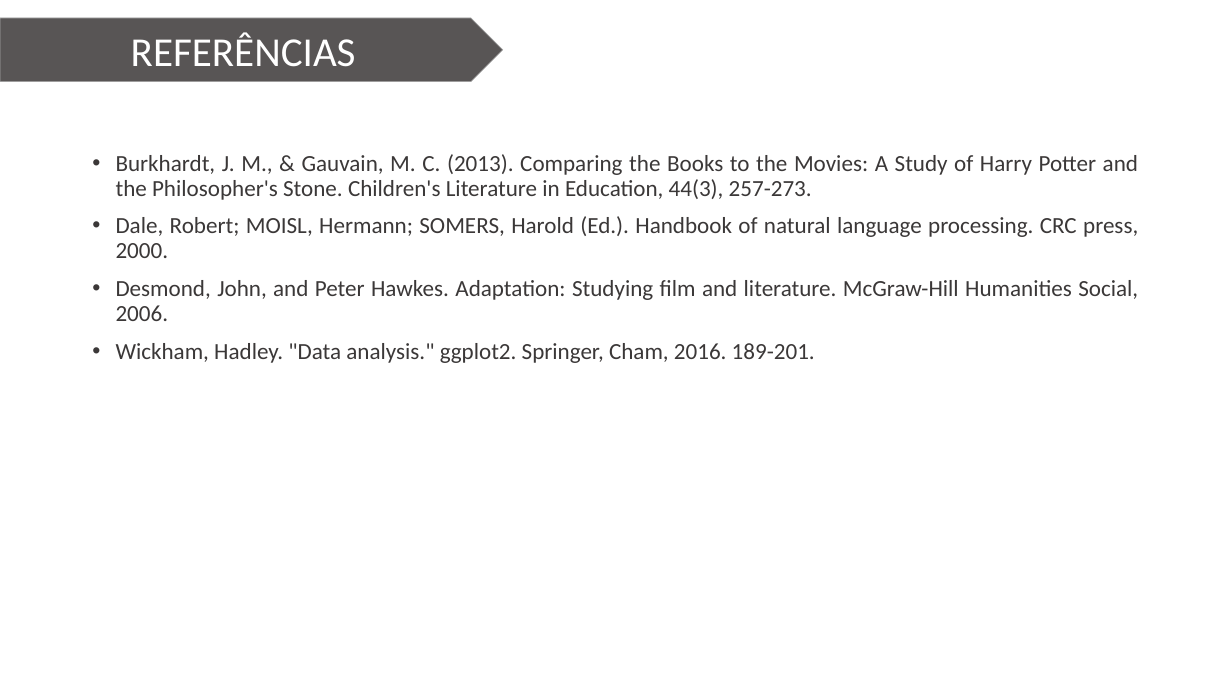
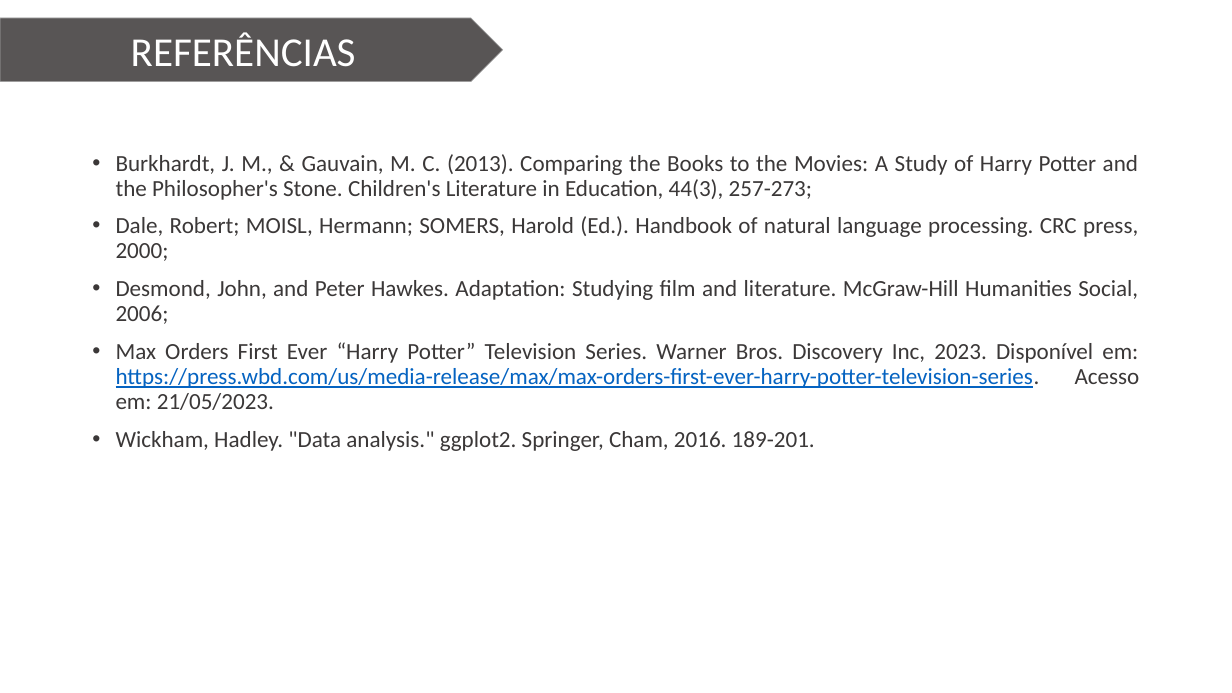
Before and after one commit to Wiryco/Natural-Language-Analysis-And-Processing, a slide deck: slide 15 of Apresentação/Apresentação TCC - Vinícius Andrade Lopes.pptx. Drawn at 1232x693 pixels with LibreOffice and Linux fonts; fonts in the diff are those of the drawing; background and template pictures are left out. Boxes give left, top, right and bottom in pixels: in the first picture for what was removed or moved away, otherwise in the second. Text is boxed around its words. In the diff, an @@ line names an element or a change of style, - is before the commit and + after.

```diff
--- a/Apresentação/Apresentação TCC - Vinícius Andrade Lopes.pptx
+++ b/Apresentação/Apresentação TCC - Vinícius Andrade Lopes.pptx
@@ text at [116,154,1140,410]: text changed @@
-• Burkhardt, J. M., & Gauvain, M. C. (2013). Comparing the Books to the Movies: A Study of Harry Potter and the Philosopher's Stone. Children's Literature in Education, 44(3), 257-273.
-• Dale, Robert; MOISL, Hermann; SOMERS, Harold (Ed.). Handbook of natural language processing. CRC press, 2000.
-• Desmond, John, and Peter Hawkes. Adaptation: Studying film and literature. McGraw-Hill Humanities Social, 2006.
+• Burkhardt, J. M., & Gauvain, M. C. (2013). Comparing the Books to the Movies: A Study of Harry Potter and the Philosopher's Stone. Children's Literature in Education, 44(3), 257-273;
+• Dale, Robert; MOISL, Hermann; SOMERS, Harold (Ed.). Handbook of natural language processing. CRC press, 2000;
+• Desmond, John, and Peter Hawkes. Adaptation: Studying film and literature. McGraw-Hill Humanities Social, 2006;
+• Max Orders First Ever “Harry Potter” Television Series. Warner Bros. Discovery Inc, 2023. Disponível em: https://press.wbd.com/us/media-release/max/max-orders-first-ever-harry-potter-television-series. Acesso em: 21/05/2023.
```
Also in this commit, not shown: 11 other slides changed.
